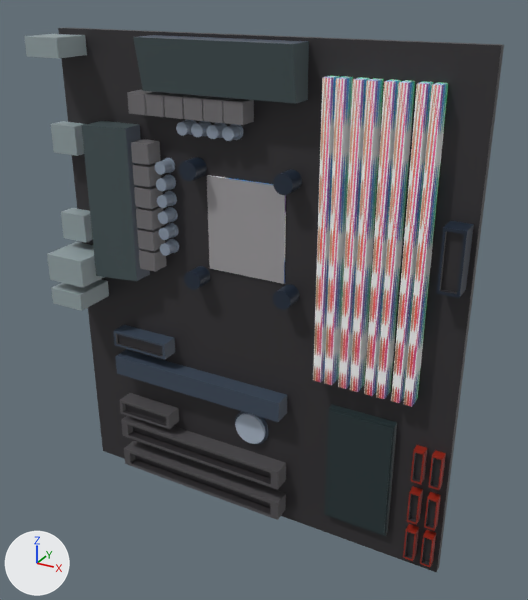
What one commit did to the glTF model assets/motherboard.glb.
Camera for both pictures: a 50 mm camera at (0.329, -0.556, 0.357) aimed at (0.022, 0.001, 0.078). Arrows for +X, +Y and +Z are at lower left; the lights stay in place. Where no turn or scale is listed for an object, it has been applied to the vertices.
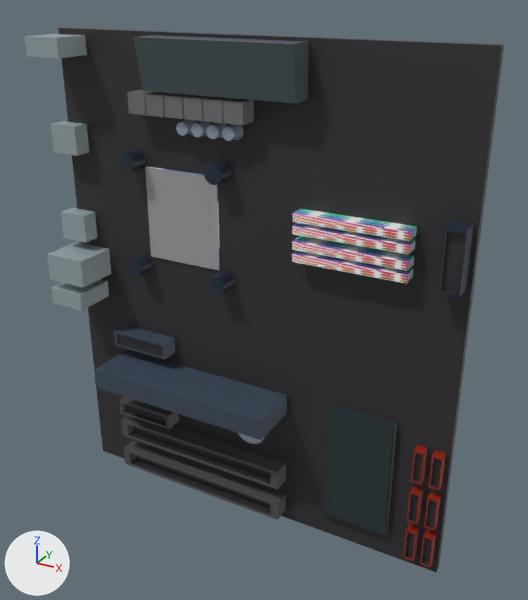
What differs and where, as boxes [x1, y1, x2, y2] in the pictures (528 x 600 px):
'CPU_SOCKET', moved
    before: [207, 175, 286, 284]
    after: [145, 167, 220, 270]
'RAM2_P', moved, turned, rescaled
    before: [338, 77, 384, 392]
    after: [292, 209, 417, 254]
'RAM1_P', moved, turned, rescaled
    before: [313, 76, 353, 385]
    after: [292, 236, 414, 284]
'RAM4_P', deleted
    before: [391, 81, 448, 407]
'RAM3_P', deleted
    before: [364, 79, 415, 399]
'GPU_P', moved, rescaled (12% wider, 25% taller)
    before: [115, 350, 287, 422]
    after: [94, 350, 287, 440]
'Cube.097', deleted
    before: [81, 121, 150, 281]
'COOLER', moved
    before: [179, 157, 302, 310]
    after: [118, 149, 234, 295]
'Cube.087', deleted
    before: [131, 139, 161, 165]
'Cube.088', deleted
    before: [133, 163, 162, 187]
'Cube.089', deleted
    before: [134, 185, 162, 209]
'Cube.090', deleted
    before: [136, 206, 164, 231]
'Cube.092', deleted
    before: [139, 249, 167, 272]
'Cube.091', deleted
    before: [137, 227, 165, 251]
'Cylinder.030', deleted
    before: [155, 158, 175, 175]
'Cylinder.032', deleted
    before: [157, 191, 177, 208]
'Cylinder.031', deleted
    before: [156, 174, 176, 191]
'Cylinder.033', deleted
    before: [158, 207, 178, 224]
'Cylinder.034', deleted
    before: [159, 223, 178, 240]
'Cylinder.035', deleted
    before: [160, 239, 179, 256]

Patch to the scene script:
```diff
--- a/assets/motherboard.glb.py
+++ b/assets/motherboard.glb.py
@@ ob_ram4_p @@
-ob_ram4_p = bpy.data.objects.new('RAM4_P', me_cube_521)
-ob_ram4_p.location = (0.167, -0.002, 0.149)
@@ ob_cylinder_035 @@
-ob_cylinder_035 = bpy.data.objects.new('Cylinder.035', me_cylinder_265)
-ob_cylinder_035.location = (-0.084, 0.002, 0.113)
@@ ob_cylinder_034 @@
-ob_cylinder_034 = bpy.data.objects.new('Cylinder.034', me_cylinder_266)
-ob_cylinder_034.location = (-0.084, 0.002, 0.129)
@@ ob_cylinder_033 @@
-ob_cylinder_033 = bpy.data.objects.new('Cylinder.033', me_cylinder_267)
-ob_cylinder_033.location = (-0.084, 0.002, 0.146)
@@ ob_cylinder_032 @@
-ob_cylinder_032 = bpy.data.objects.new('Cylinder.032', me_cylinder_268)
-ob_cylinder_032.location = (-0.084, 0.002, 0.162)
@@ ob_cylinder_031 @@
-ob_cylinder_031 = bpy.data.objects.new('Cylinder.031', me_cylinder_269)
-ob_cylinder_031.location = (-0.084, 0.002, 0.178)
@@ ob_cylinder_030 @@
-ob_cylinder_030 = bpy.data.objects.new('Cylinder.030', me_cylinder_270)
-ob_cylinder_030.location = (-0.084, 0.002, 0.194)
@@ ob_cooler @@
 ob_cooler = bpy.data.objects.new('COOLER', me_cube_522)
-ob_cooler.location = (-0.002, -0.002, 0.143)
+ob_cooler.location = (-0.073, -0.002, 0.143)
@@ ob_cube_097 @@
-ob_cube_097 = bpy.data.objects.new('Cube.097', me_cube_538)
-ob_cube_097.location = (-0.139, -0.005, 0.153)
@@ ob_gpu_p @@
 ob_gpu_p = bpy.data.objects.new('GPU_P', me_cube_542)
-ob_gpu_p.location = (-0.056, -0.002, -0.032)
-ob_gpu_p.scale = (0.653, 0.653, 0.653)
+ob_gpu_p.location = (-0.056, -0.02, -0.032)
+ob_gpu_p.scale = (0.653, 1.74, 0.653)
@@ ob_cube_092 @@
-ob_cube_092 = bpy.data.objects.new('Cube.092', me_cube_543)
-ob_cube_092.location = (-0.104, -0.003, 0.099)
@@ ob_cube_091 @@
-ob_cube_091 = bpy.data.objects.new('Cube.091', me_cube_544)
-ob_cube_091.location = (-0.104, -0.003, 0.121)
@@ ob_cube_090 @@
-ob_cube_090 = bpy.data.objects.new('Cube.090', me_cube_545)
-ob_cube_090.location = (-0.104, -0.003, 0.142)
@@ ob_cube_089 @@
-ob_cube_089 = bpy.data.objects.new('Cube.089', me_cube_546)
-ob_cube_089.location = (-0.104, -0.003, 0.164)
@@ ob_cube_088 @@
-ob_cube_088 = bpy.data.objects.new('Cube.088', me_cube_547)
-ob_cube_088.location = (-0.104, -0.003, 0.185)
@@ ob_cube_087 @@
-ob_cube_087 = bpy.data.objects.new('Cube.087', me_cube_548)
-ob_cube_087.location = (-0.104, -0.003, 0.207)
@@ ob_cpu_socket @@
 ob_cpu_socket = bpy.data.objects.new('CPU_SOCKET', me_cube_555)
-ob_cpu_socket.location = (0.0, 0.006, 0.144)
+ob_cpu_socket.location = (-0.071, 0.006, 0.144)
@@ ob_ram3_p @@
-ob_ram3_p = bpy.data.objects.new('RAM3_P', me_cube_557)
-ob_ram3_p.location = (0.141, -0.002, 0.149)
@@ ob_ram2_p @@
 ob_ram2_p = bpy.data.objects.new('RAM2_P', me_cube_558)
-ob_ram2_p.location = (0.116, -0.002, 0.149)
-ob_ram2_p.scale = (0.653, 0.653, 0.653)
+ob_ram2_p.location = (0.109, -0.002, 0.162)
+ob_ram2_p.rotation_euler = (0.0, -1.571, 0.0)  # degrees (0, -90, 0)
+ob_ram2_p.scale = (0.653, 0.653, 0.253)
@@ ob_ram1_p @@
 ob_ram1_p = bpy.data.objects.new('RAM1_P', me_cube_559)
-ob_ram1_p.location = (0.09, -0.002, 0.149)
-ob_ram1_p.scale = (0.653, 0.653, 0.653)
+ob_ram1_p.location = (0.109, -0.002, 0.136)
+ob_ram1_p.rotation_euler = (0.0, -1.571, 0.0)  # degrees (0, -90, 0)
+ob_ram1_p.scale = (0.653, 0.653, 0.253)
```
